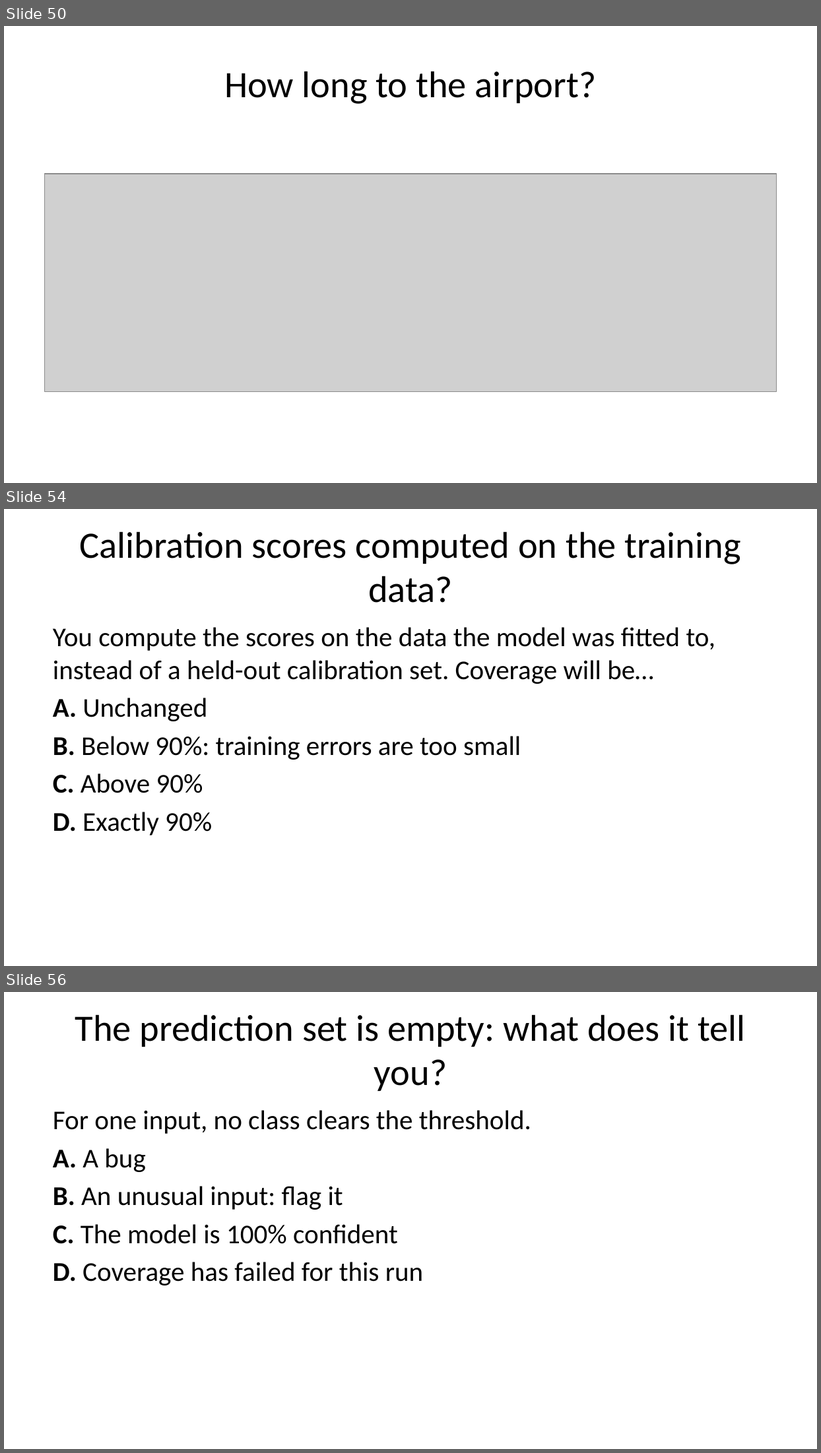
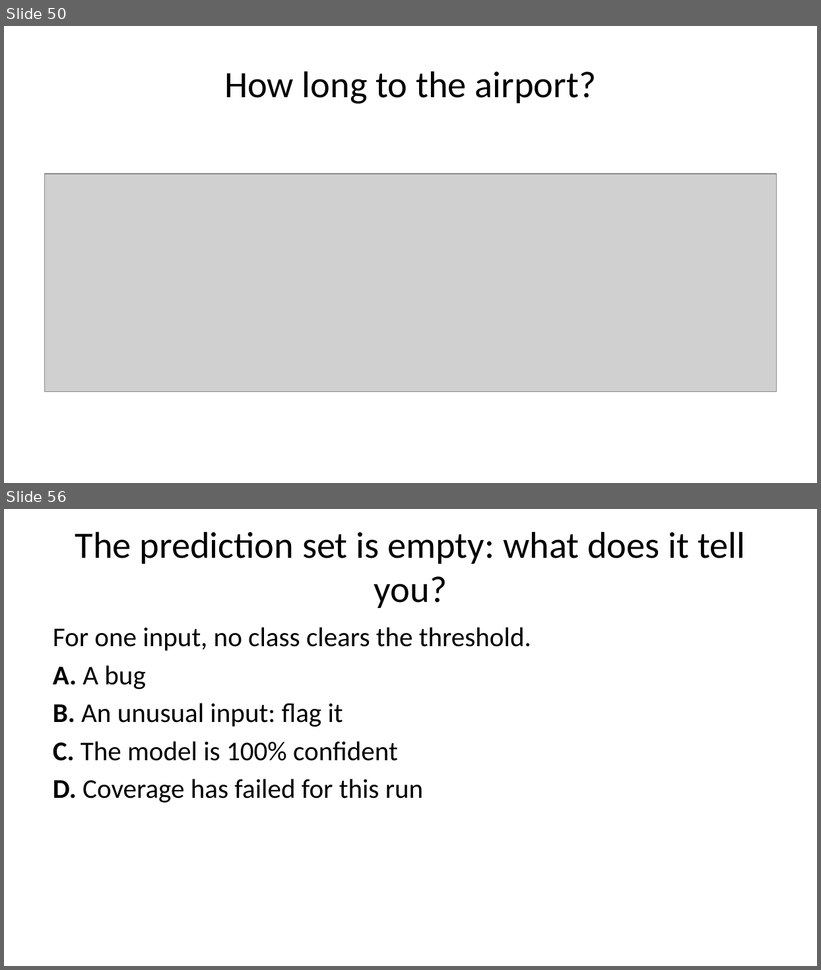
Before and after one commit to AmyRouillard/ml-foundations-mau-2026, a slide deck: ml-foundations.pptx. Shown one above the other, each under a label of ours: slides 50, 54 and 56 before the commit, slides 50 and 56 after it; the slides between them are not shown. The pictures are 821x1453 and 821x970 pixels, drawn with LibreOffice and Linux fonts; fonts in the diff are those of the drawing; grey boxes stand for pictures. Boxes give left, top, right and bottom in pixels: in the first picture for what was removed or moved away, otherwise in the second. Text is boxed around its words. In the diff, an @@ line names an element or a change of style, - is before the commit and + after.

```diff
--- a/ml-foundations.pptx
+++ b/ml-foundations.pptx
@@ slide 54 removed at (4, 509, 817, 966), background #FFFFFF @@
@@ title removed at (79, 531, 741, 603) @@
-Calibration scores computed on the training data?
@@ text removed at (53, 627, 715, 836) @@
-You compute the scores on the data the model was fitted to, instead of a held-out calibration set. Coverage will be…
-A. Unchanged
-B. Below 90%: training errors are too small
-C. Above 90%
-D. Exactly 90%
```
Also in this commit, not shown: 5 slides changed, 7 other slides removed, 12 other files.
